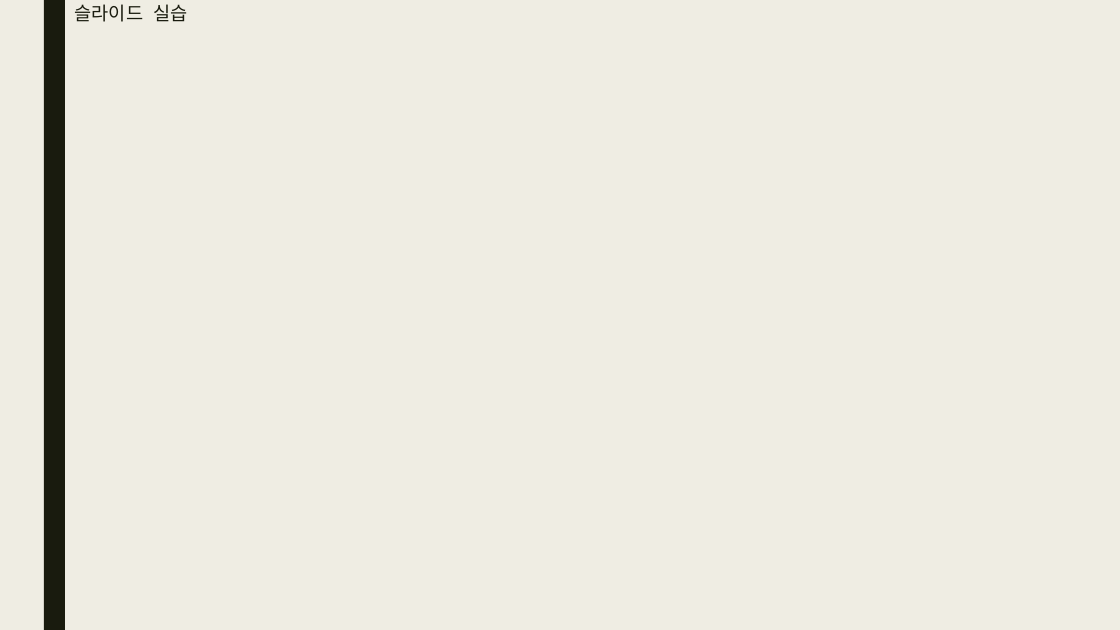
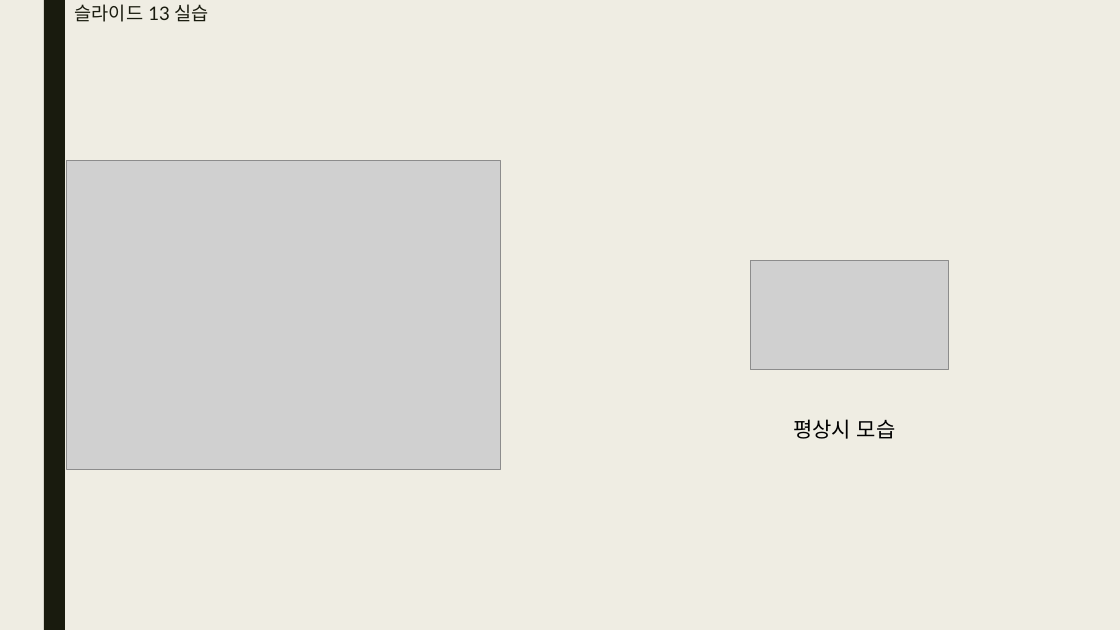
Before and after one commit to bino0130/politec-frontend, a slide deck: slide 6 of 기업업무 과제/기업업무 2강 과제(JavaScript 2) 남정현.pptx (slide 9 before the commit). Drawn at 1120x630 pixels with LibreOffice and Linux fonts; fonts in the diff are those of the drawing; grey boxes stand for pictures. Boxes give left, top, right and bottom in pixels: in the first picture for what was removed or moved away, otherwise in the second. Text is boxed around its words. In the diff, an @@ line names an element or a change of style, - is before the commit and + after.

```diff
--- a/기업업무 과제/기업업무 2강 과제(JavaScript 2) 남정현.pptx
+++ b/기업업무 과제/기업업무 2강 과제(JavaScript 2) 남정현.pptx
@@ title at box(75, 4, 209, 22): text changed @@
-슬라이드 실습
+슬라이드 13 실습
@@ picture added at box(66, 161, 501, 470) @@
@@ picture added at box(750, 260, 949, 370) @@
@@ text added at box(793, 419, 896, 439), 18 pt, text #000000 @@
+평상시 모습
```
Also in this commit, not shown: 12 other slides changed, 9 slides removed.
